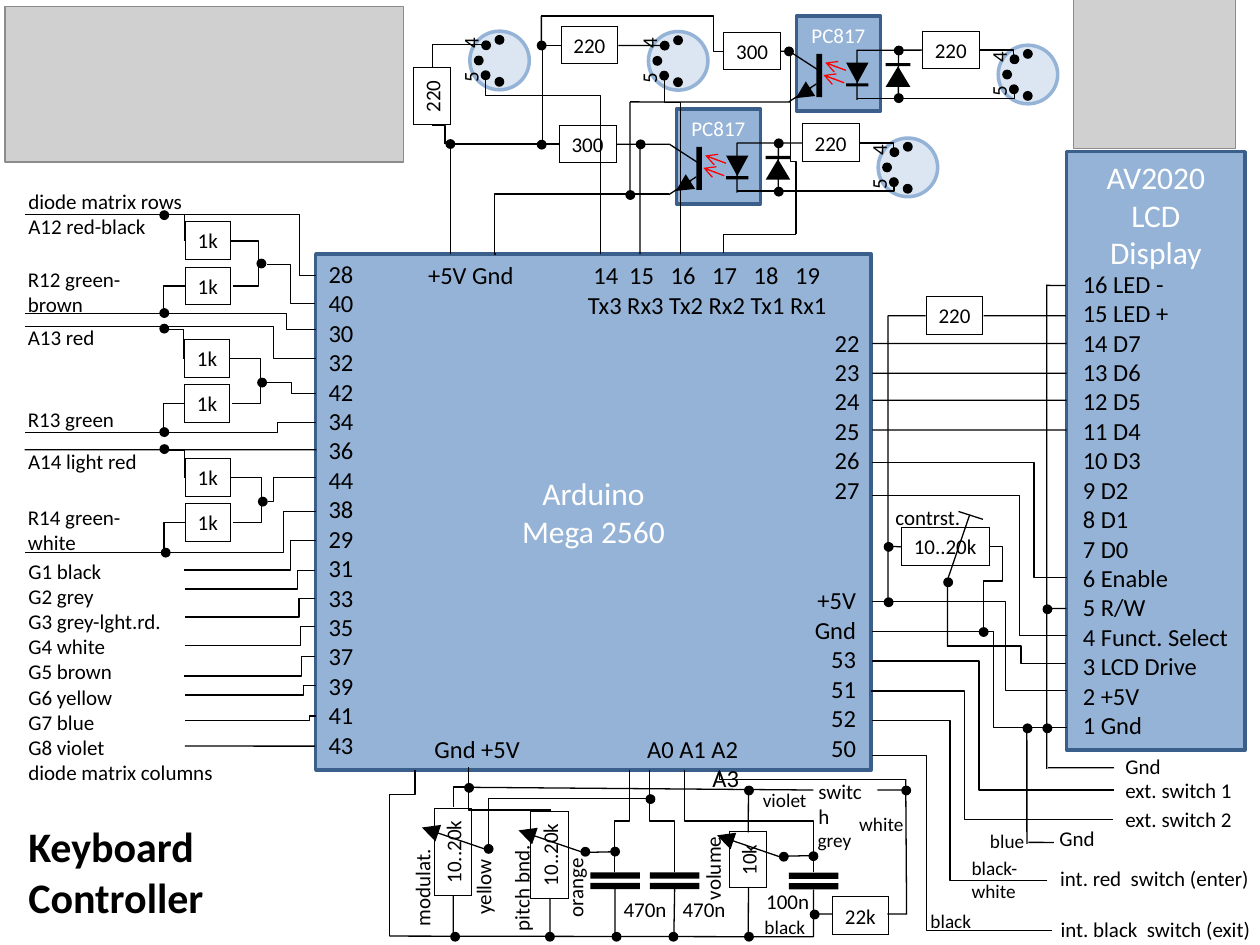
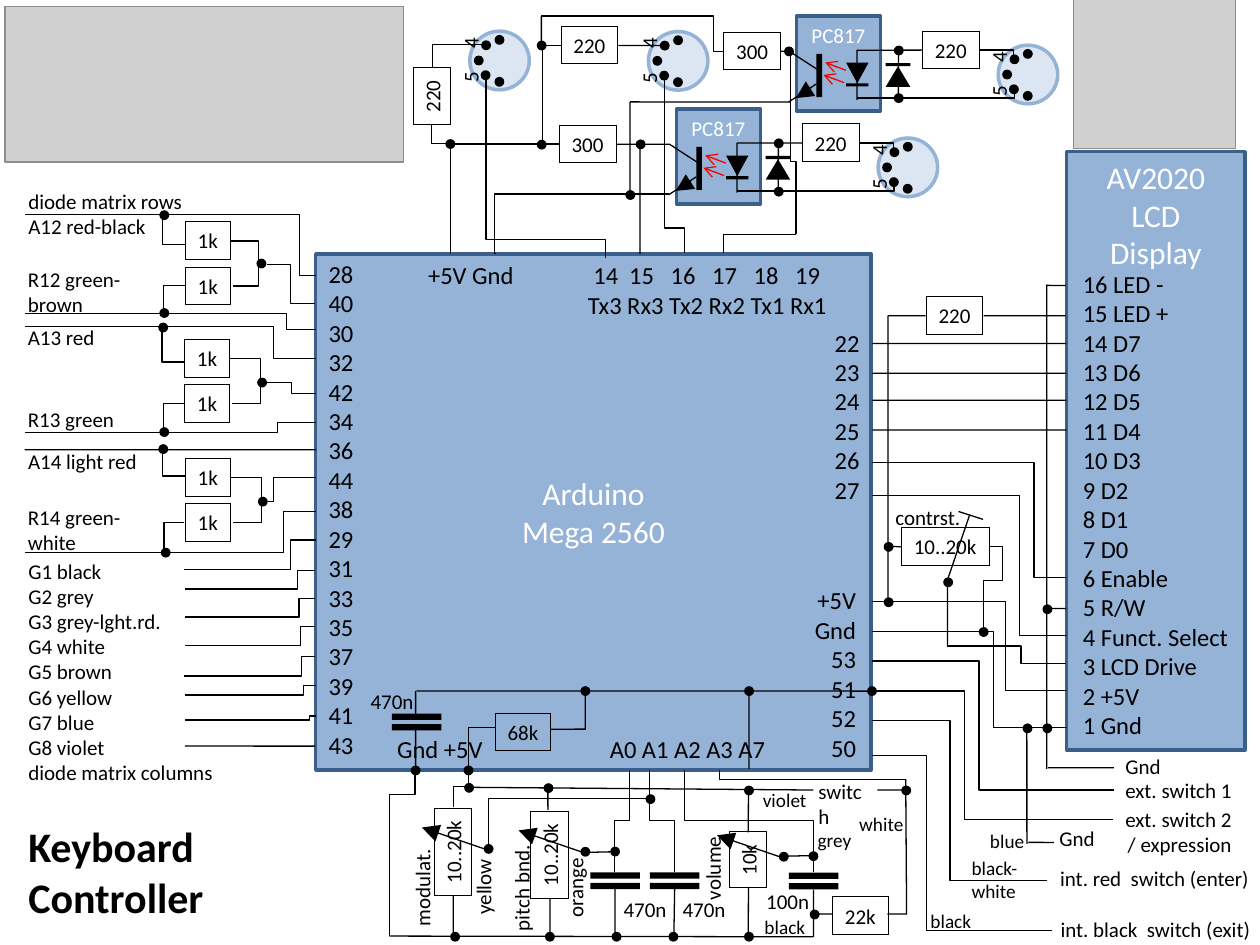
Before and after one commit to HaraldRieder/Keyboard_Controller, a slide deck: slide 3 of Hardware/Hardware.odp. Drawn at 1260x945 pixels with LibreOffice and Linux fonts; fonts in the diff are those of the drawing; grey boxes stand for pictures. Boxes give left, top, right and bottom in pixels: in the first picture for what was removed or moved away, otherwise in the second. Text is boxed around its words. In the diff, an @@ line names an element or a change of style, - is before the commit and + after.

Commit message:
new A7 input for expression pedal

```diff
--- a/Hardware/Hardware.odp
+++ b/Hardware/Hardware.odp
@@ elbow line moved from (680, 255) - (664, 77) to (665, 81) - (684, 253) @@
@@ elbow line moved from (445, 144) - (432, 125) to (432, 125) - (451, 144) @@
@@ 3 elbow lines: place and size @@
-3 elbow lines at [164,77,601,359]
+3 elbow lines at [163,81,605,362]
@@ elbow line moved from (185, 478) - (164, 450) to (163, 451) - (185, 476) @@
@@ ellipse added at [581,687,591,697], fill #000000 @@
@@ ellipse added at [745,687,755,697], fill #000000 @@
@@ ellipse added at [867,687,877,697], fill #000000 @@
@@ text added at [371,695,414,716], 12 pt, text #000000 @@
+470n
@@ rectangle added at [392,713,441,719], fill #000000 @@
@@ line added from (416, 690) to (416, 716), #000000 0.74 pt @@
@@ line added from (874, 692) to (417, 690), #000000 0.74 pt @@
@@ rectangle added at [495,713,551,751], outline #000000 0 pt, 12 pt, text #000000 @@
+68k
@@ elbow line added from (586, 690) to (551, 730), #000000 0.74 pt @@
@@ line added from (748, 690) to (748, 769), #000000 0.74 pt @@
@@ rectangle added at [392,724,441,731], fill #000000 @@
@@ text at [397,738,765,764]: text changed @@
-Gnd +5V A0 A1 A2 A3
+Gnd +5V A0 A1 A2 A3 A7
@@ line added from (416, 728) to (416, 770), #000000 0.74 pt @@
@@ elbow line moved from (469, 788) - (551, 810) to (469, 769) - (495, 728) @@
@@ ellipse added at [411,766,421,776], fill #000000 @@
@@ elbow line (454, 806) - (469, 767): route changed @@
@@ ellipse added at [464,766,474,776], fill #000000 @@
@@ elbow line (684, 770) - (814, 872): route changed @@
@@ ellipse added at [543,784,553,794], fill #000000 @@
@@ line added from (548, 788) to (548, 810), #000000 0.74 pt @@
@@ text at [1125,812,1232,856]: text changed @@
-ext. switch 2
+ext. switch 2
+/ expression
```
Also in this commit, not shown: 1 other slide changed.
